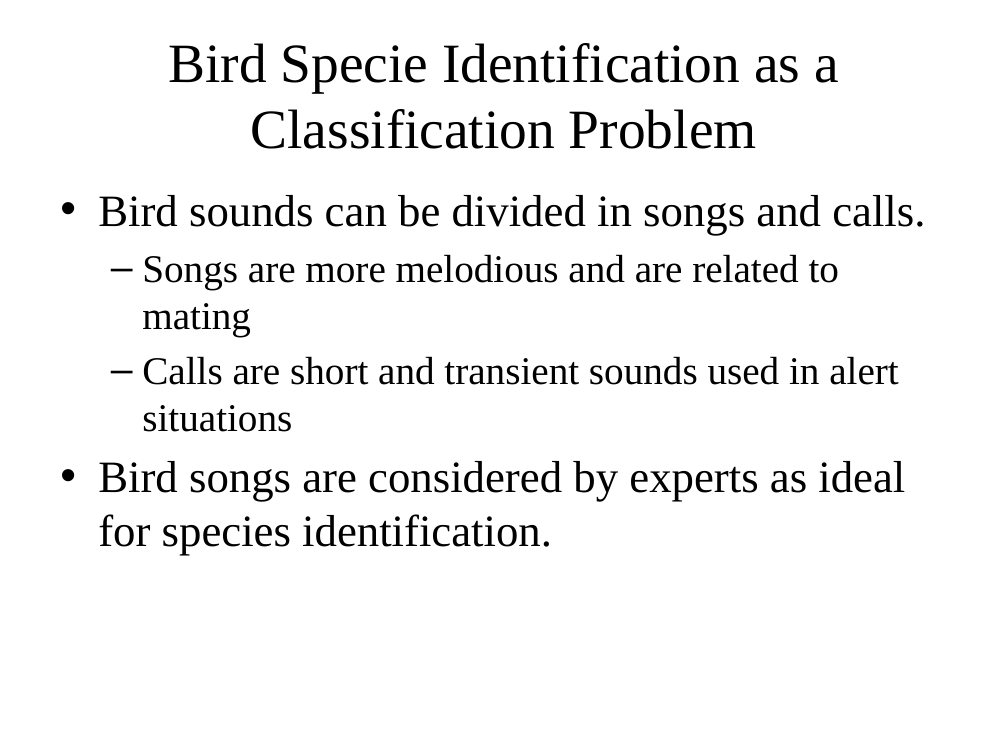
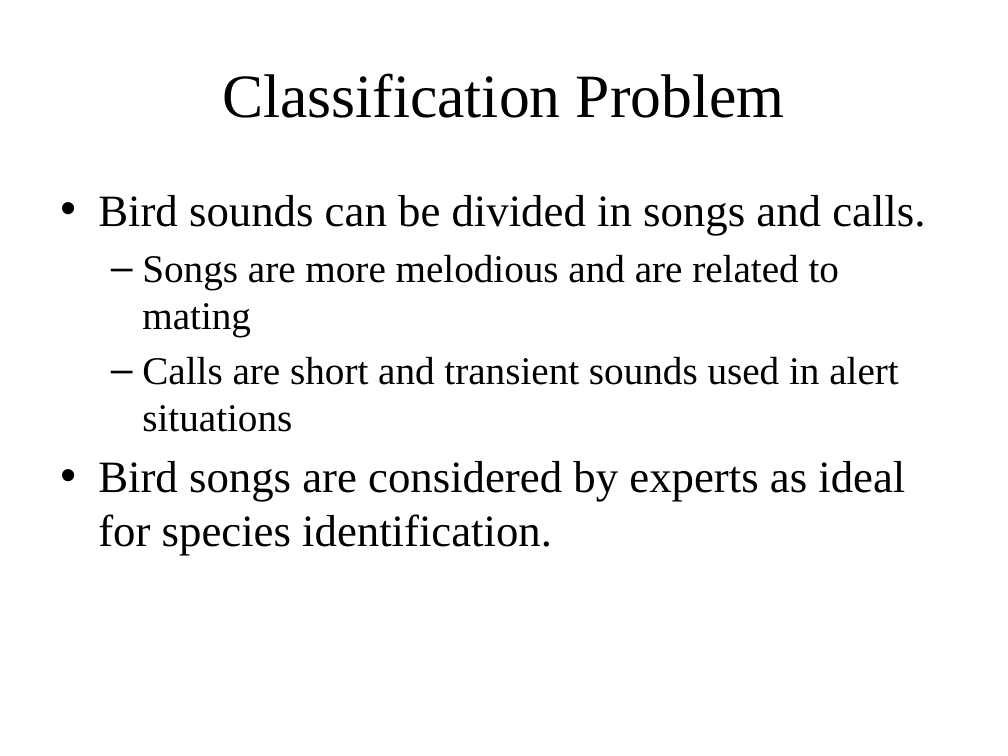
Before and after one commit to weihuang023/PatternRecognitiononSoundofBirds, a slide deck: slide 2 of PowerPoints/SoundofBirds2ndPresentation.pptx. Drawn at 1008x756 pixels with LibreOffice and Linux fonts; fonts in the diff are those of the drawing. Boxes give left, top, right and bottom in pixels: in the first picture for what was removed or moved away, otherwise in the second. Text is boxed around its words. In the diff, an @@ line names an element or a change of style, - is before the commit and + after.

Commit message:
updated

```diff
--- a/PowerPoints/SoundofBirds2ndPresentation.pptx
+++ b/PowerPoints/SoundofBirds2ndPresentation.pptx
@@ title at [222, 73, 785, 118]: text changed; size 39.6 to 44 pt @@
-Bird Specie Identification as a Classification Problem
+Classification Problem
```
